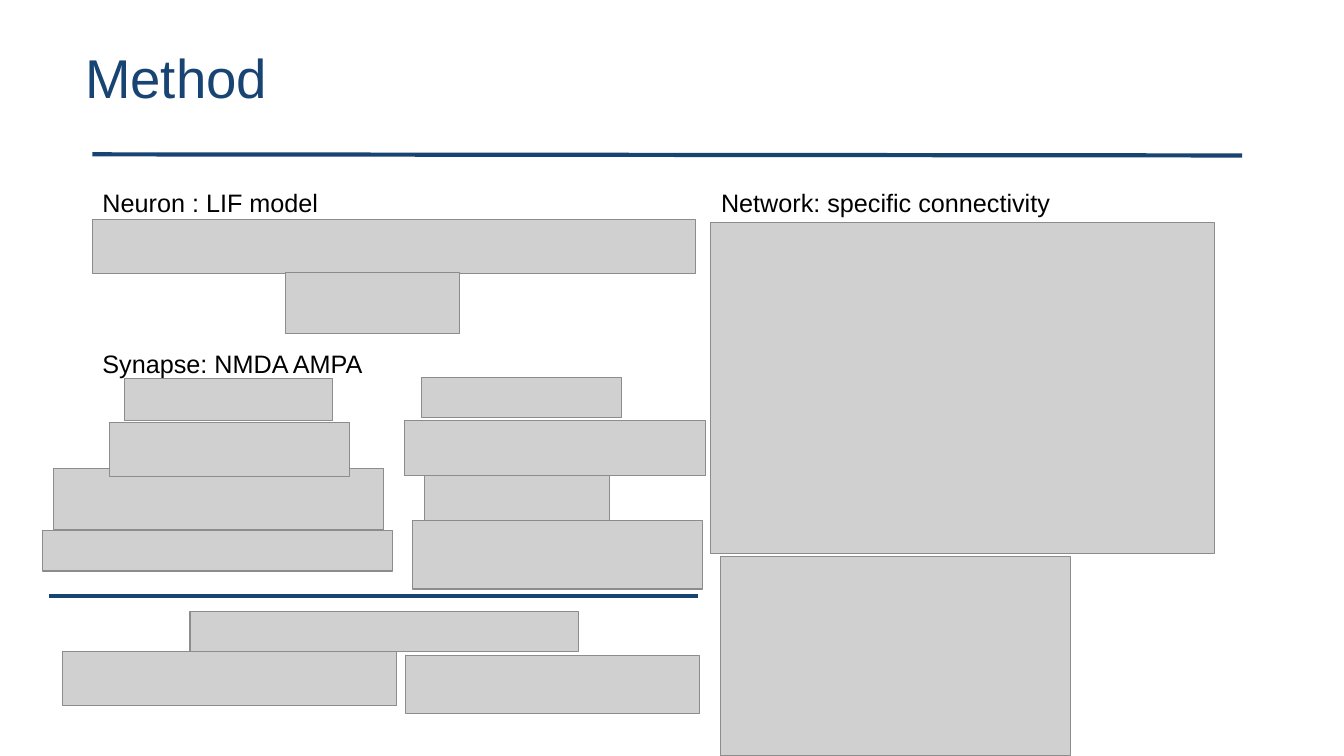
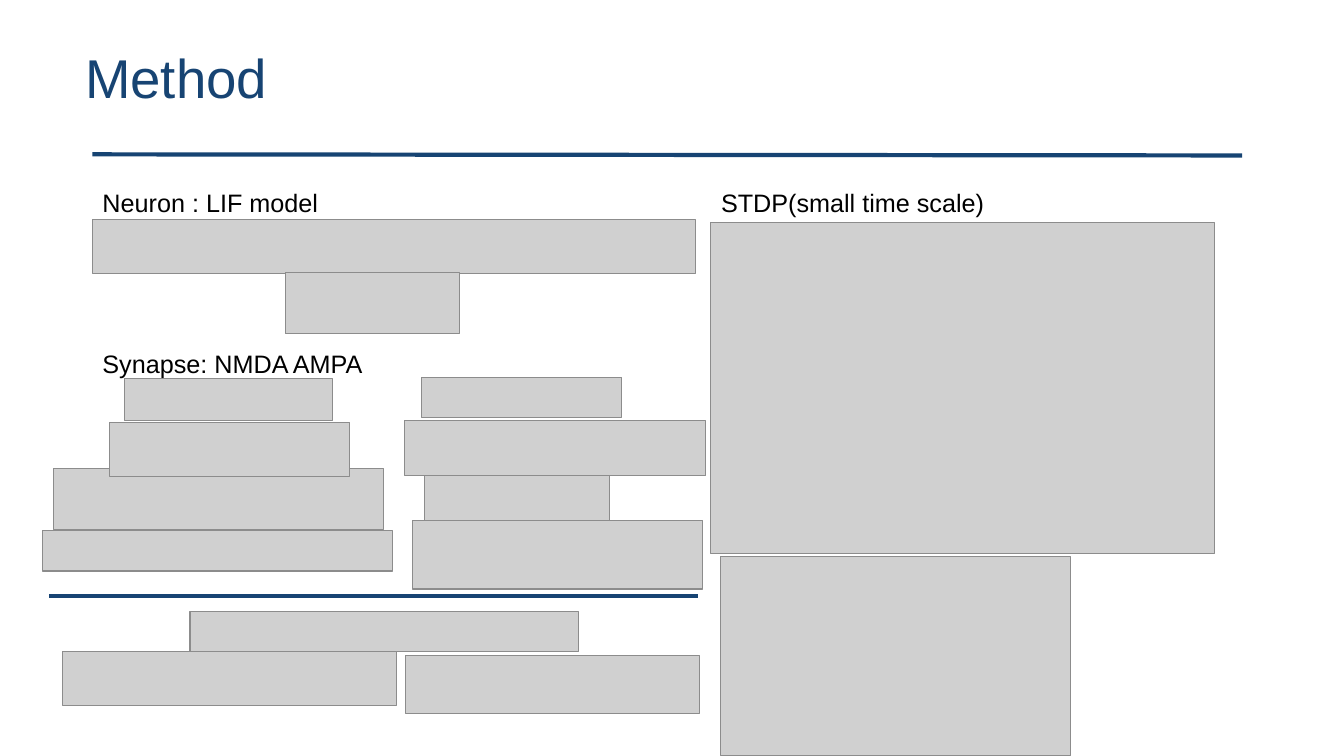
Before and after one commit to AohuaCheng/Neuro-and-Complexity-Science, a slide deck: slide 5 of Discuss/AohuaCheng_STDP.pptx. Drawn at 1344x756 pixels with LibreOffice and Linux fonts; fonts in the diff are those of the drawing; grey boxes stand for pictures. Boxes give left, top, right and bottom in pixels: in the first picture for what was removed or moved away, otherwise in the second. Text is boxed around its words. In the diff, an @@ line names an element or a change of style, - is before the commit and + after.

```diff
--- a/Discuss/AohuaCheng_STDP.pptx
+++ b/Discuss/AohuaCheng_STDP.pptx
@@ text at (x1=721, y1=193, x2=984, y2=218): text changed @@
-Network: specific connectivity
+STDP(small time scale)
```
Also in this commit, not shown: 1 other slide changed, 1 slide added, 1 slide removed, 8 other files.
